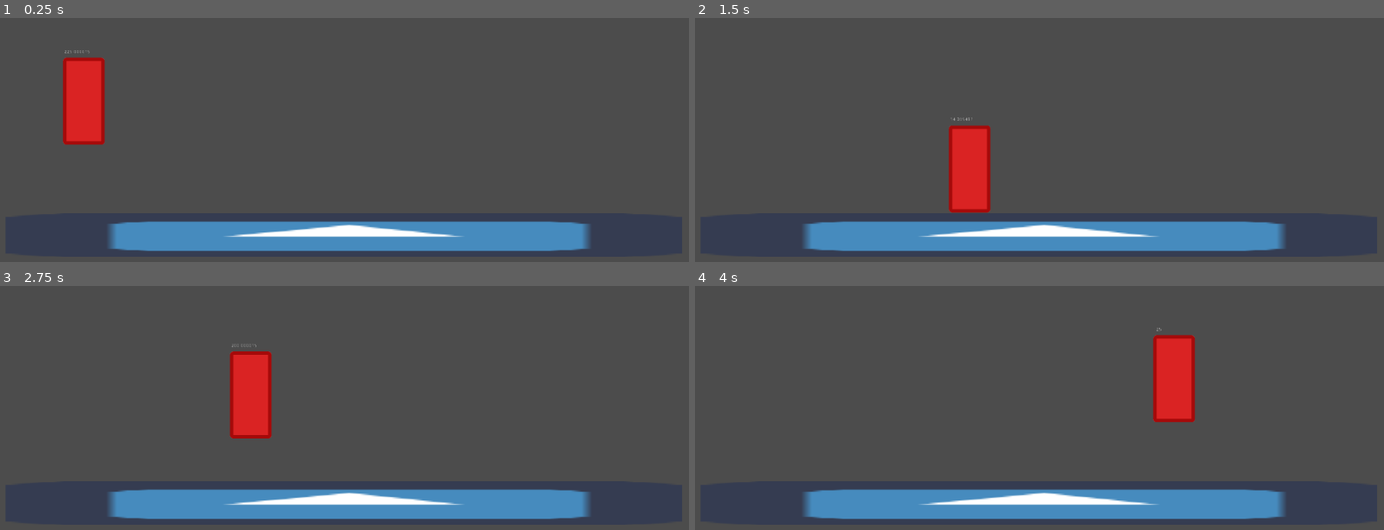
Above: before the commit, frames 1-4 (two rows, left to right).
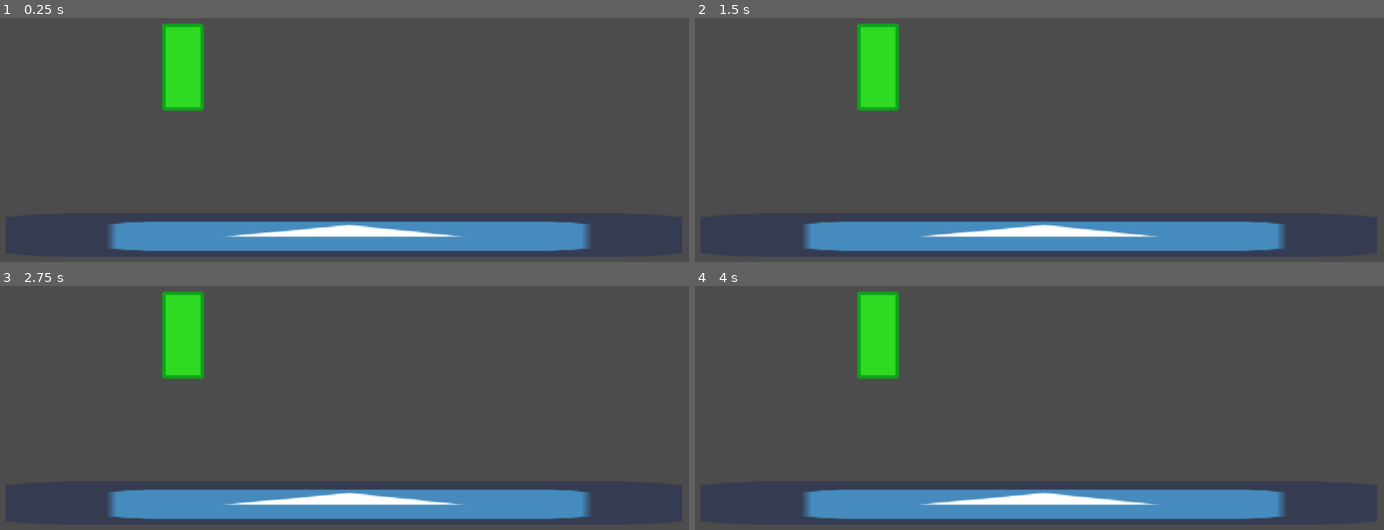
Above: after the commit, the same moments.

Repository: clement-or/Peek
Game: Godot game, scene res://TestWorld.tscn
The game is run twice, just before and just after one commit, with the same random seed, the same clock (stepped at 60 frames per second) and the same inputs. The project has no main scene, so this scene is started directly. The engine's default icon, where the game draws it, is replaced by a stand-in: a white triangle on a blue panel in a dark square.
Inputs:
- Up to frame 1 (0.25 s): no input
- Up to frame 2 (1.5 s): hold Up (ui_up) 0.53-1.28 s; hold Right (ui_right) from 0.53 s (still down); tap Space (switch) at 0.6 s; tap Up (ui_up) at 1.35 s
- Up to frame 3 (2.75 s): tap Up (ui_up) at 1.52, 1.82 s; tap Space (switch) at 1.55, 2.1 s; release Right (ui_right) at 2.03 s; hold Left (ui_left) from 2.03 s (still down); hold Up (ui_up) from 2.03 s (still down)
- Up to frame 4 (4 s): release Left (ui_left) at 2.78 s; release Up (ui_up) at 2.78 s; hold Right (ui_right) from 2.78 s (still down); tap Space (switch) at 2.85 s; tap Up (ui_up) at 3.02, 3.32 s; hold Up (ui_up) from 3.53 s (still down)

The runs differ from the first frame. In frame 1, 4.4% of the frame differs, in the area x 9-30%, y 2-53%; in frame 2, 4.4%; in frame 3, 4.4%, in the area x 23-40%, y 2-63%; in frame 4, 4.4%.

Commit message:
Ghost switch
Ghost can move
Player can switch between worlds

Diff:
--- a/TestWorld.tscn
+++ b/TestWorld.tscn
@@ -1,7 +1,7 @@
 [gd_scene load_steps=4 format=2]
 
 [ext_resource path="res://icon.png" type="Texture" id=1]
-[ext_resource path="res://human/Human.tscn" type="PackedScene" id=2]
+[ext_resource path="res://ghost/Ghost.tscn" type="PackedScene" id=2]
 
 [sub_resource type="RectangleShape2D" id=1]
 extents = Vector2( 614.111, 27.4669 )
@@ -19,6 +19,6 @@
 position = Vector2( 537.975, 430.731 )
 shape = SubResource( 1 )
 
-[node name="Human" parent="." instance=ExtResource( 2 )]
-position = Vector2( 137.387, 209.156 )
+[node name="Ghost" parent="." instance=ExtResource( 2 )]
+position = Vector2( 282.693, 189.113 )
 scale = Vector2( 0.5, 0.5 )
--- /dev/null
+++ b/ghost/Ghost.gd
@@ -0,0 +1,20 @@
+extends KinematicBody2D
+
+export var speed = 300 # px/s
+export var is_controlled = false
+
+var velocity = Vector2(0,0)
+
+func _ready():
+	pass
+
+func _physics_process(delta):
+	if is_controlled:
+		_check_input()
+	velocity = move_and_slide(velocity, Vector2.UP, true)
+
+func _check_input():
+	var x_direction = int(Input.is_action_pressed("ui_right"))-int(Input.is_action_pressed("ui_left"))
+	velocity.x = lerp(velocity.x, x_direction*speed, 0.2)
+	var y_direction = int(Input.is_action_pressed("ui_down"))-int(Input.is_action_pressed("ui_up"))
+	velocity.y = lerp(velocity.y, y_direction*speed, 0.2)
--- /dev/null
+++ b/ghost/Ghost.tscn
@@ -0,0 +1,17 @@
+[gd_scene load_steps=4 format=2]
+
+[ext_resource path="res://ghost/Ghost.gd" type="Script" id=1]
+[ext_resource path="res://ghost/ghost.png" type="Texture" id=2]
+
+[sub_resource type="CapsuleShape2D" id=1]
+radius = 60.5432
+height = 124.868
+
+[node name="Ghost" type="KinematicBody2D"]
+script = ExtResource( 1 )
+
+[node name="Sprite" type="Sprite" parent="."]
+texture = ExtResource( 2 )
+
+[node name="CollisionShape2D" type="CollisionShape2D" parent="."]
+shape = SubResource( 1 )
--- a/human/Human.gd
+++ b/human/Human.gd
@@ -25,7 +25,6 @@
 func _physics_process(delta):
 	_check_input()
 	velocity.y += gravity*delta
-	$Label.text = String(velocity.y)
 	velocity = move_and_slide(velocity, Vector2.UP, true)
 
 func _check_input():
@@ -44,3 +43,8 @@
 func stop_jump():
 	if velocity.y < 0:
 		velocity.y += -0.5*velocity.y
+
+func pause():
+	set_physics_process(false)
+func unpause():
+	set_physics_process(true)
--- a/human/Human.tscn
+++ b/human/Human.tscn
@@ -8,6 +8,7 @@
 height = 138.062
 
 [node name="Human" type="KinematicBody2D"]
+pause_mode = 2
 script = ExtResource( 1 )
 
 [node name="Sprite" type="Sprite" parent="."]
@@ -19,9 +20,3 @@
 [node name="CollisionShape2D" type="CollisionShape2D" parent="."]
 position = Vector2( -2.84402, 0 )
 shape = SubResource( 1 )
-
-[node name="Label" type="Label" parent="."]
-margin_left = -61.0704
-margin_top = -151.751
-margin_right = 191.93
-margin_bottom = -137.751
--- /dev/null
+++ b/world/World.gd
@@ -0,0 +1,26 @@
+extends Node2D
+
+onready var life_world = $LifeWorld
+onready var death_world = $DeathWorld
+var life_is_active = true
+
+func _ready():
+	pass
+
+func _process(delta):
+	if Input.is_action_just_pressed("switch"):
+		switch()
+
+func switch():
+	life_is_active = !life_is_active
+	if life_is_active:
+		life_world.get_node("Overlay").visible = false
+		life_world.get_node("Human").unpause()
+		death_world.get_node("Ghost").is_controlled = false
+		death_world.visible = false
+	else:
+		life_world.get_node("Overlay").visible = true
+		life_world.get_node("Human").pause()
+		death_world.get_node("Ghost").is_controlled = true
+		death_world.visible = true
+		death_world.get_node("Ghost").global_position = life_world.get_node("Human").global_position
--- /dev/null
+++ b/world/World.tscn
@@ -0,0 +1,41 @@
+[gd_scene load_steps=6 format=2]
+
+[ext_resource path="res://world/World.gd" type="Script" id=1]
+[ext_resource path="res://human/Human.tscn" type="PackedScene" id=2]
+[ext_resource path="res://icon.png" type="Texture" id=3]
+[ext_resource path="res://ghost/Ghost.tscn" type="PackedScene" id=4]
+
+[sub_resource type="RectangleShape2D" id=1]
+extents = Vector2( 548.688, 30.4509 )
+
+[node name="World" type="Node2D"]
+script = ExtResource( 1 )
+
+[node name="LifeWorld" type="Node2D" parent="."]
+
+[node name="Overlay" type="CanvasModulate" parent="LifeWorld"]
+visible = false
+color = Color( 0.662745, 0.662745, 0.662745, 1 )
+
+[node name="Human" parent="LifeWorld" instance=ExtResource( 2 )]
+pause_mode = 0
+
+[node name="Floor" type="StaticBody2D" parent="LifeWorld"]
+editor/display_folded = true
+
+[node name="icon" type="Sprite" parent="LifeWorld/Floor"]
+position = Vector2( 510.753, 564.208 )
+scale = Vector2( 15.8985, 1 )
+texture = ExtResource( 3 )
+
+[node name="CollisionShape2D" type="CollisionShape2D" parent="LifeWorld/Floor"]
+position = Vector2( 504.434, 561.85 )
+shape = SubResource( 1 )
+
+[node name="DeathWorld" type="Node2D" parent="."]
+visible = false
+
+[node name="Ghost" parent="DeathWorld" instance=ExtResource( 4 )]
+position = Vector2( 266.879, 253.242 )
+collision_layer = 2
+collision_mask = 2
